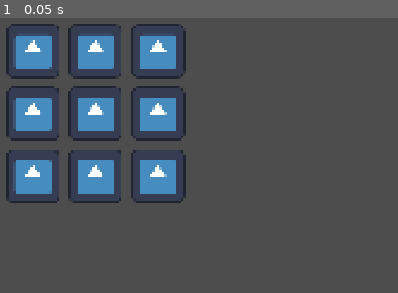
Above: before the commit, frame 1.
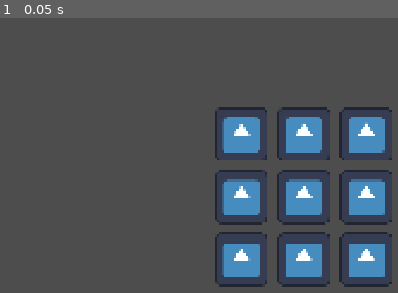
Above: after the commit, the same moment.

Repository: HelloIsReal/keypad-rhythm
Game: Godot game, scene res://scenes/game.tscn
Same seed, same stepped clock (60 frames per second), same inputs: the game is played once before the commit and once after it. The engine's default icon, where the game draws it, is replaced by a stand-in: a white triangle on a blue panel in a dark square. Sound files missing from this copy of the repository are replaced by a short silence.
Inputs:
- Up to frame 1 (0.05 s): no input

The runs differ from the first frame. In frame 1, 27% of the frame differs, in the area x 1-99%, y 2-98%.

Commit message:
Created notes, added bad apple music, started work on note system

Diff:
--- /dev/null
+++ b/chart.gd
@@ -0,0 +1,4 @@
+extends Resource
+class_name Chart
+@export var note: Array[int]
+#@export var note2: String
--- a/game.gd
+++ b/game.gd
@@ -1,12 +1,16 @@
 extends Node2D
 var rng = RandomNumberGenerator
-var note = preload("res://scenes/note.tscn")
-var spawnOffset = Vector2(300,100)
+var note = preload("res://scenes/tile.tscn")
+var spawnOffset = Vector2(800,300)
+var songPlaying=true
 
 @export var bpm = 100
-@export var notes = [1,2,3,4,5]
+@export var notes:Array[Chart]
 
-# Called when the node enters the scene tree for the first time.
+var bpmPerSecond = 60/bpm
+var currentTime=0
+var currentNote=0
+
 func _ready() -> void:
 	var noteRank=0
 	var noteOffset=0
@@ -22,3 +26,21 @@
 			newNote.global_position += spawnOffset
 			newNote.myRank = noteRank
 			#print("x:",i,", y:",j)
+	songStart()
+
+func songStart():
+	$badApple.play()
+
+func tickStart():
+	while(songPlaying):
+		await get_tree().create_timer(bpmPerSecond).timeout
+		currentTime+=1
+		if(currentTime>=notes[currentNote]):
+			currentNote+=1
+			spawnNote()
+
+func _on_bad_apple_finished() -> void:
+	songPlaying=false
+
+func spawnNote():
+	pass
--- a/scenes/game.tscn
+++ b/scenes/game.tscn
@@ -1,6 +1,19 @@
 [gd_scene format=3 uid="uid://476ai1nsnt5h"]
 
 [ext_resource type="Script" uid="uid://div1yv3ydb8ws" path="res://game.gd" id="1_uwrxv"]
+[ext_resource type="Script" uid="uid://cjo45dgi3ed2" path="res://chart.gd" id="2_lnu2h"]
+[ext_resource type="AudioStream" uid="uid://dh6ppqrdahq3o" path="res://[Alstroemeria Records] Bad Apple!!.mp3" id="2_yqjtg"]
+
+[sub_resource type="Resource" id="Resource_yqjtg"]
+script = ExtResource("2_lnu2h")
+note = Array[int]([0, 0, 0])
+metadata/_custom_type_script = "uid://cjo45dgi3ed2"
 
 [node name="Game" type="Node2D" unique_id=2145196854]
 script = ExtResource("1_uwrxv")
+notes = Array[ExtResource("2_lnu2h")]([SubResource("Resource_yqjtg")])
+
+[node name="badApple" type="AudioStreamPlayer2D" parent="." unique_id=2059830167]
+stream = ExtResource("2_yqjtg")
+
+[connection signal="finished" from="badApple" to="." method="_on_bad_apple_finished"]
--- /dev/null
+++ b/scenes/tile.tscn
@@ -0,0 +1,10 @@
+[gd_scene format=3 uid="uid://dcxd4utmjdtq7"]
+
+[ext_resource type="Script" uid="uid://bgq8v21fpfaxi" path="res://scripts/note.gd" id="1_t3yvt"]
+[ext_resource type="Texture2D" uid="uid://ctu5bjqd43o7m" path="res://icon.svg" id="2_1bnk6"]
+
+[node name="tile" type="Node2D" unique_id=1665997991]
+script = ExtResource("1_t3yvt")
+
+[node name="Icon" type="Sprite2D" parent="." unique_id=607793804]
+texture = ExtResource("2_1bnk6")
Not shown, added: [Alstroemeria Records] Bad Apple!!.mp3.import
Not shown, added: chart.gd.uid
Not shown, added: [Alstroemeria Records] Bad Apple!!.mp3
